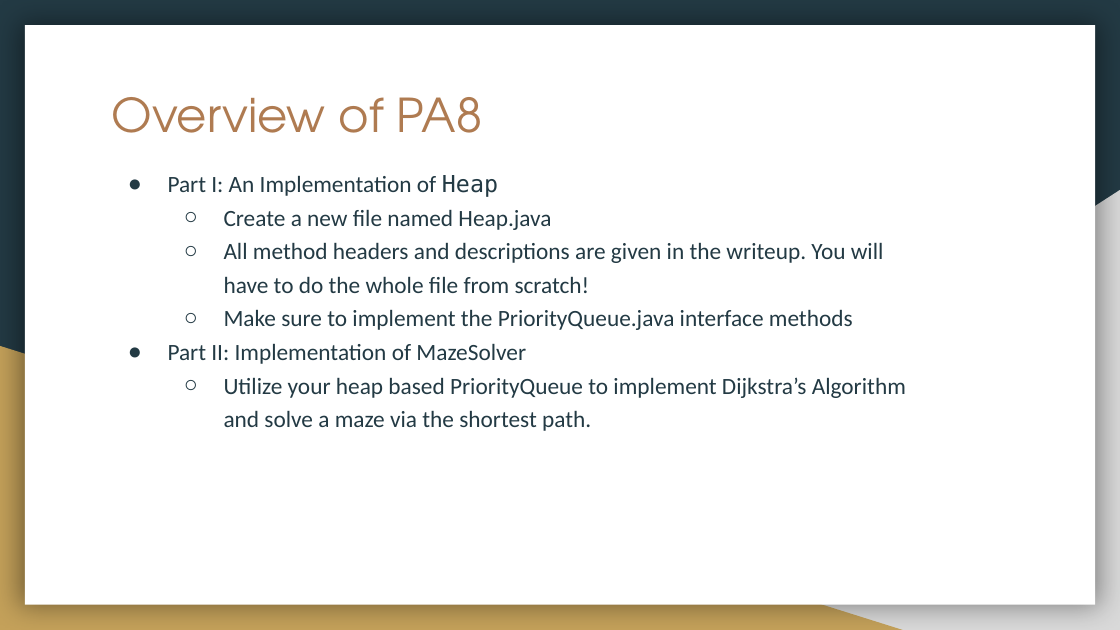
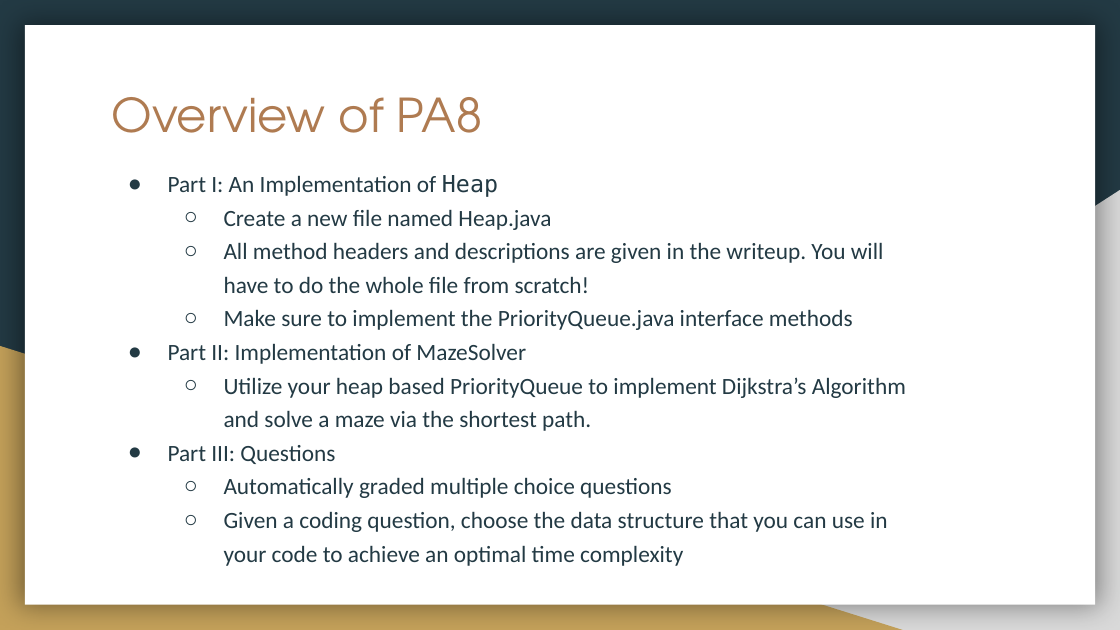
Before and after one commit to ucsd-cse12-sp21/ucsd-cse12-sp21.github.io, a slide deck: slide 3 of discussions/Week9/Week 9 Discussion Slides.pptx. Drawn at 1120x630 pixels with LibreOffice and Linux fonts; fonts in the diff are those of the drawing. Boxes give left, top, right and bottom in pixels: in the first picture for what was removed or moved away, otherwise in the second. Text is boxed around its words. In the diff, an @@ line names an element or a change of style, - is before the commit and + after.

```diff
--- a/discussions/Week9/Week 9 Discussion Slides.pptx
+++ b/discussions/Week9/Week 9 Discussion Slides.pptx
@@ text at bbox=[168, 445, 888, 566]: paragraphs added @@
+● Part III: Questions
+  ○ Automatically graded multiple choice questions
+  ○ Given a coding question, choose the data structure that you can use in your code to achieve an optimal time complexity
```
Also in this commit, not shown: 2 slides removed, 1 other file.
